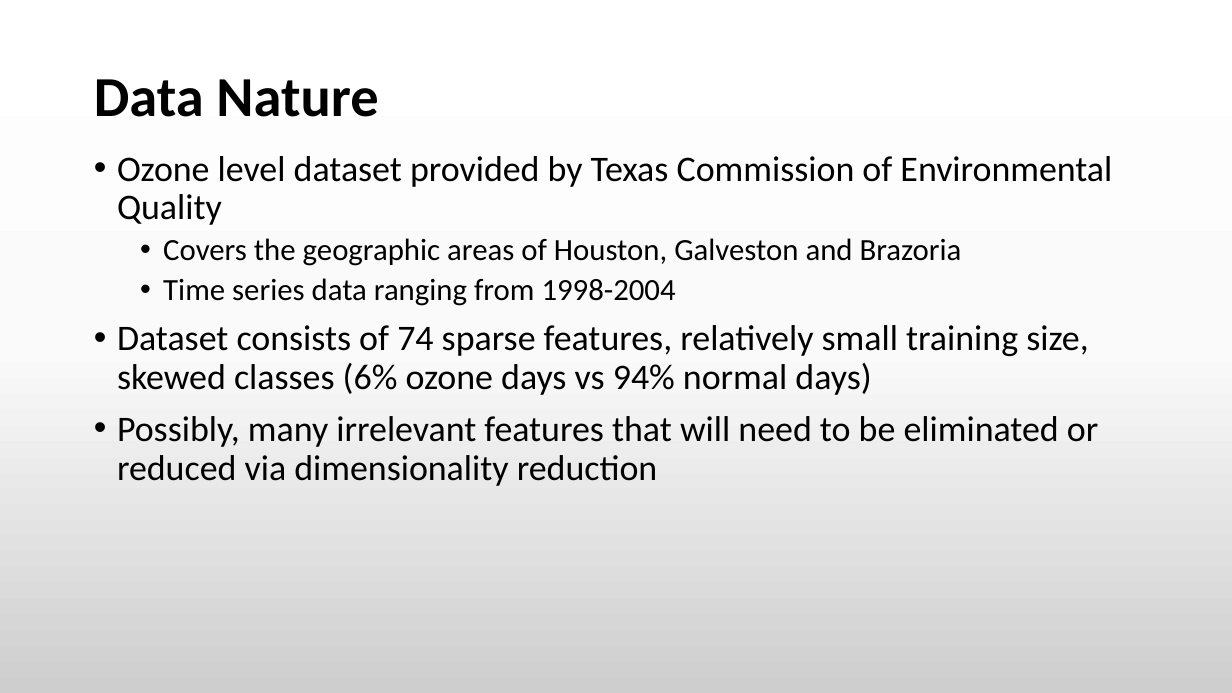
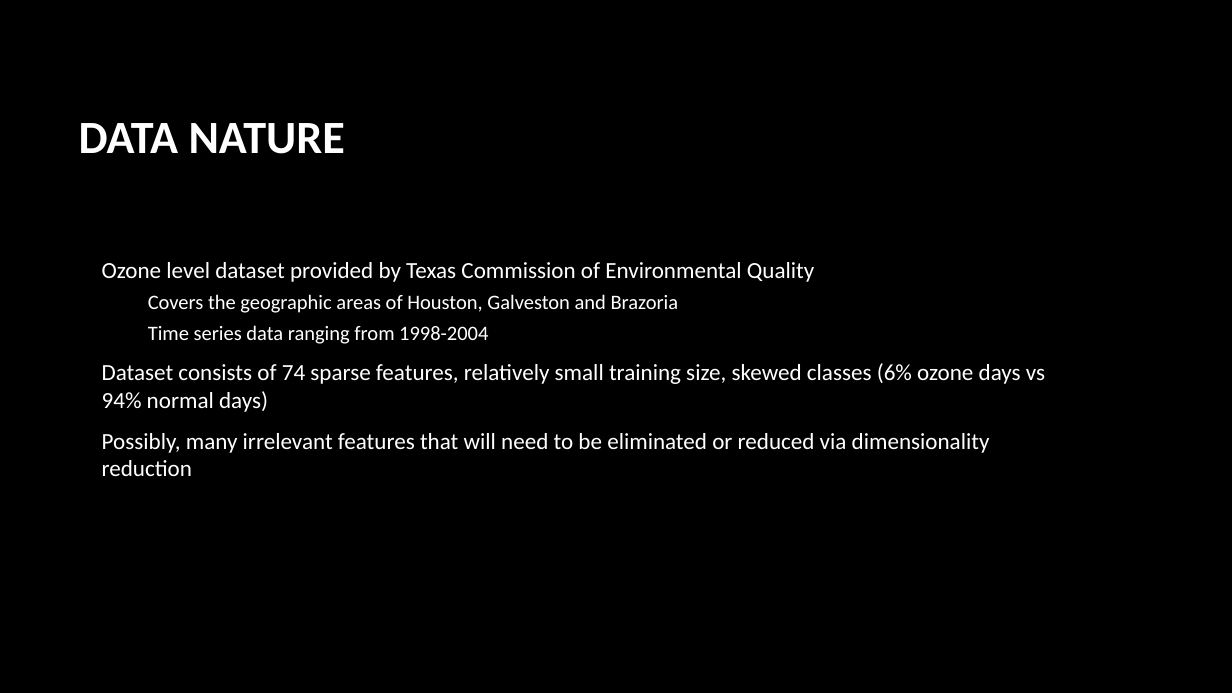
Before and after one commit to LilInformat/UofT-3253-OzoneAnalysis, a slide deck: slide 3 of Ozone Days Forecasting.pptx. Drawn at 1232x693 pixels with LibreOffice and Linux fonts; fonts in the diff are those of the drawing; background and template pictures are left out. Boxes give left, top, right and bottom in pixels: in the first picture for what was removed or moved away, otherwise in the second. Text is boxed around its words. In the diff, an @@ line names an element or a change of style, - is before the commit and + after.

Commit message:
Updated the Ozone Days Forecasting Powerpoint

```diff
--- a/Ozone Days Forecasting.pptx
+++ b/Ozone Days Forecasting.pptx
@@ background gradient #FFFFFF to #FAFAFA to #CECECE to picture (left out) @@
@@ title at bbox=[79, 123, 345, 154]: text changed; size 44 to 36 pt; text colour #000000 to #FFFFFF @@
-Data Nature
+DATA NATURE
@@ text "Ozone level dataset provided by ...": place and size @@
-text "Ozone level dataset provided by ..." at bbox=[117, 156, 1112, 486]
+text "Ozone level dataset provided by ..." at bbox=[102, 262, 1045, 476]
@@ text "Ozone level dataset provided by ..." at bbox=[102, 262, 1045, 476]: size 28 to 18 pt in "Ozone level dataset provided by Texas Commission ...", "Dataset consists of 74 sparse features, relatively ...", "Possibly, many irrelevant features that will need ..."; text colour #000000 to #FFFFFF; size 24 to 16 pt in "Covers the geographic areas of Houston, Galveston ...", "Time series data ranging from 1998-2004"; line spacing 0.9 to 1; vertical alignment top to middle @@
```
Also in this commit, not shown: 2 other slides changed, 5 slides added, 3 slides removed.
